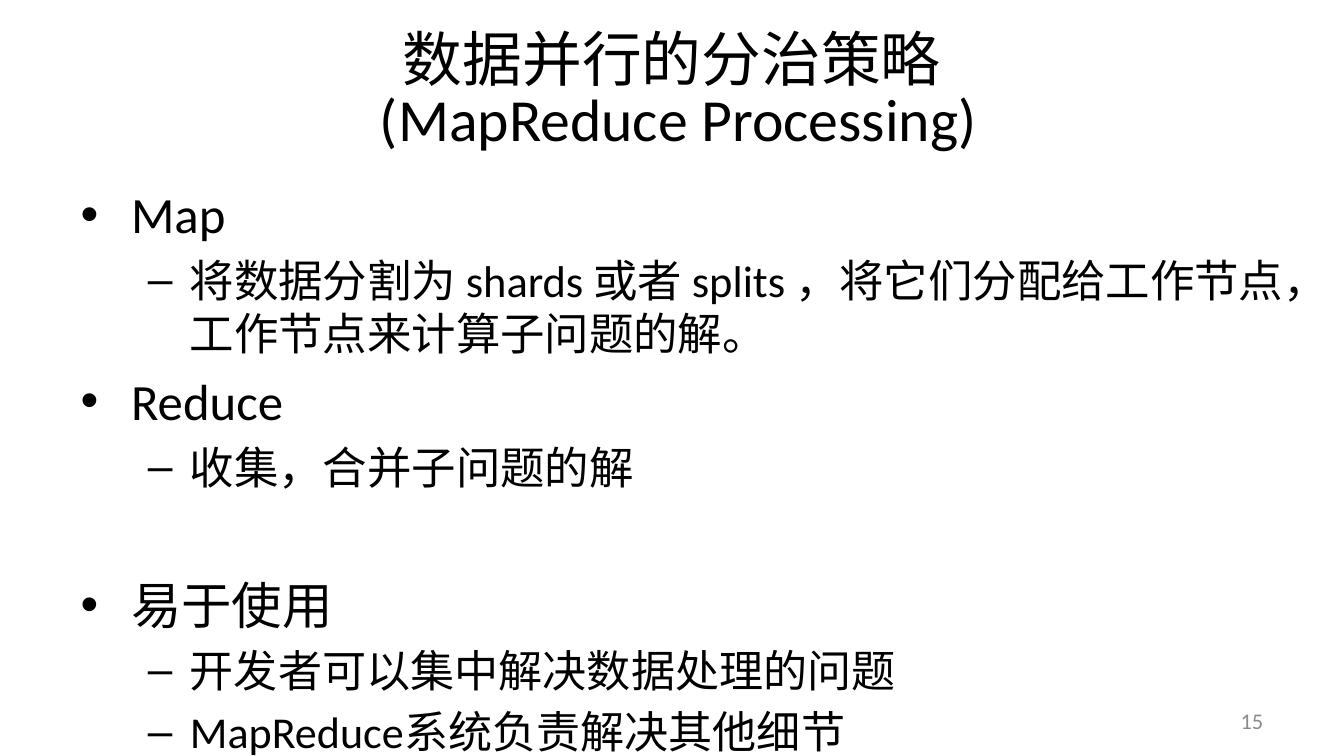
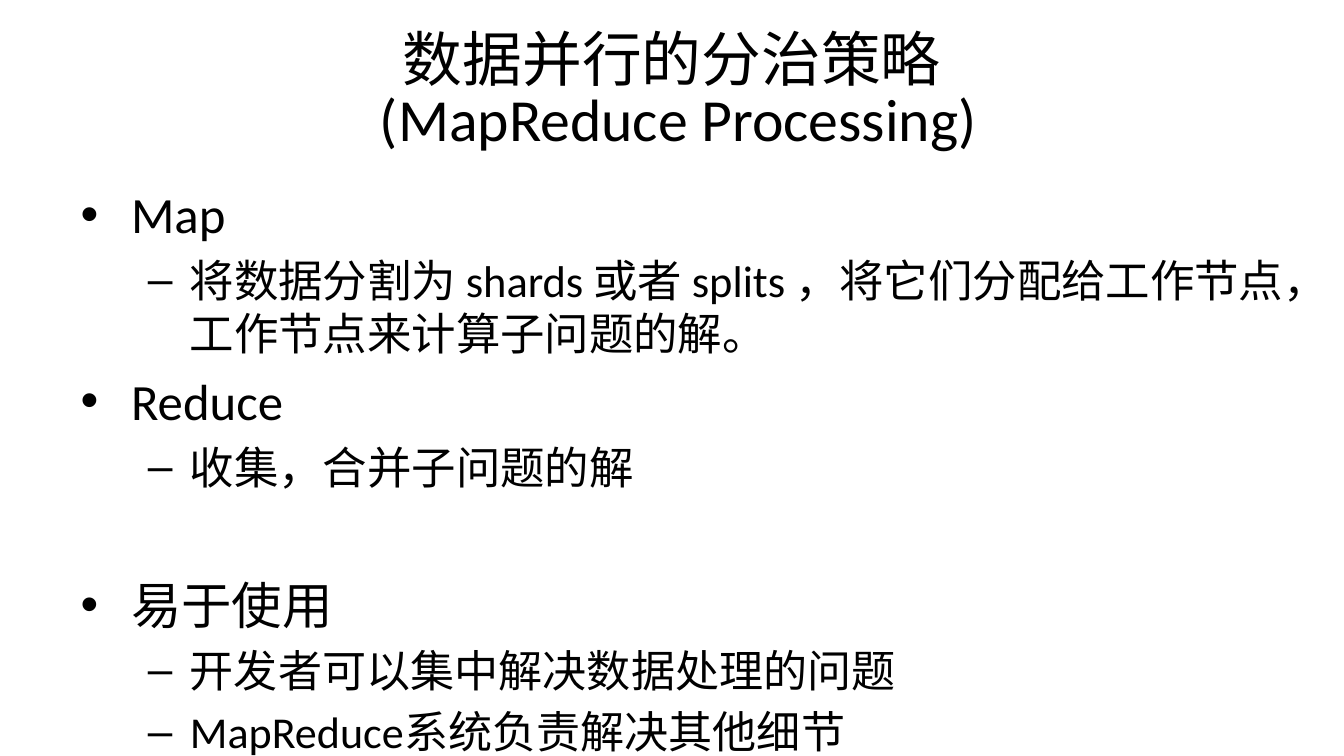
Before and after one commit to alxsoares/Foundations-of-Big-Data-System, a slide deck: slide 15 of Architecture/大数据的处理框架.pptx. Drawn at 1344x756 pixels with LibreOffice and Linux fonts; fonts in the diff are those of the drawing. Boxes give left, top, right and bottom in pixels: in the first picture for what was removed or moved away, otherwise in the second. Text is boxed around its words. In the diff, an @@ line names an element or a change of style, - is before the commit and + after.

```diff
--- a/Architecture/大数据的处理框架.pptx
+++ b/Architecture/大数据的处理框架.pptx
@@ page number removed at box(1241, 714, 1264, 729) @@
-15
```
Also in this commit, not shown: 21 other slides changed, 11 slides added, 11 slides removed.
